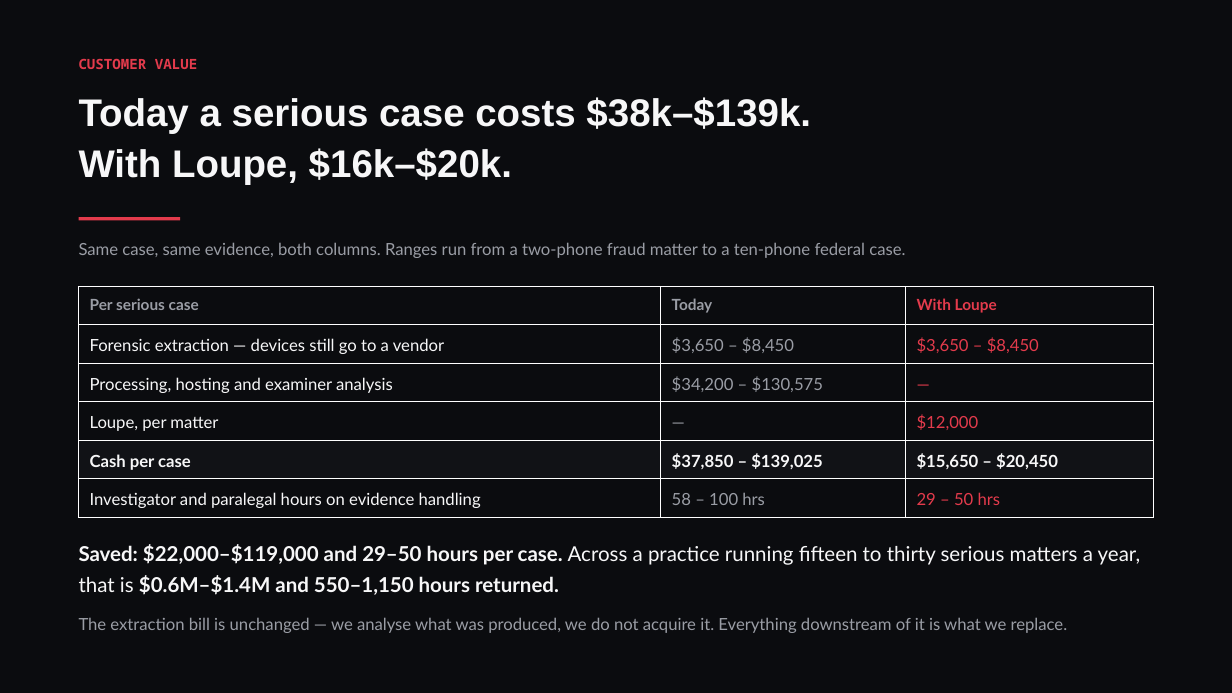
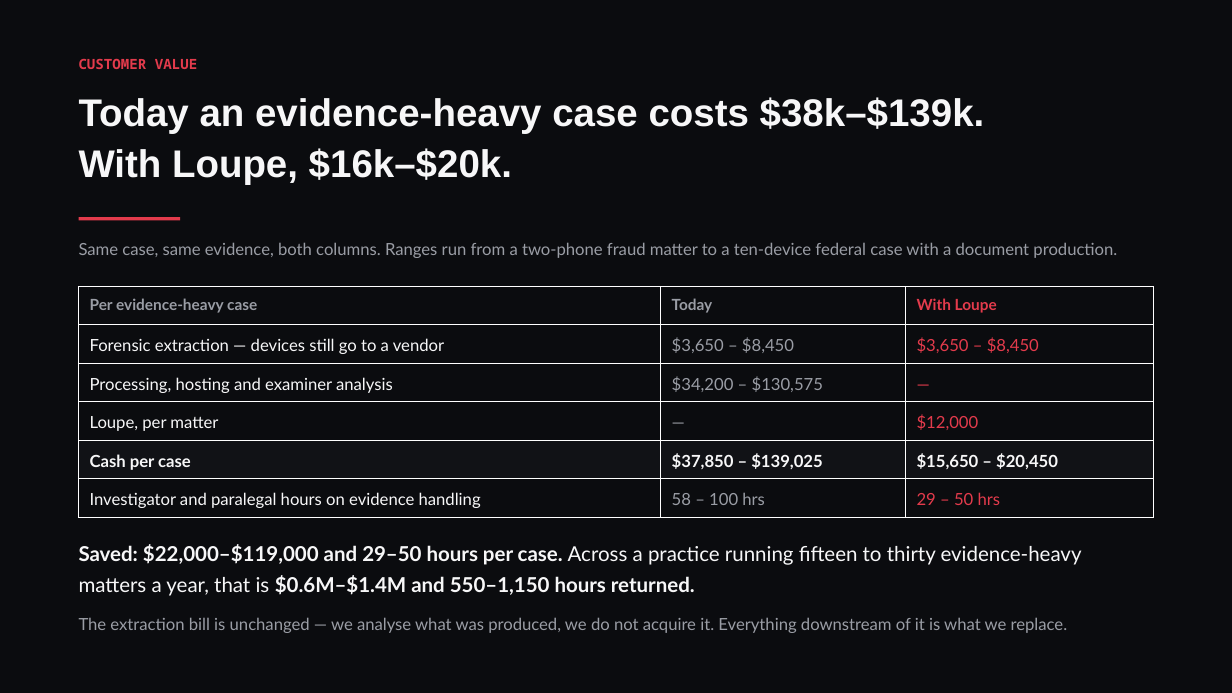
Before and after one commit to conorbowles51/owl-n4j, a slide deck: slide 8 of Loupe-NDRC-deck.pptx. Drawn at 1232x693 pixels with LibreOffice and Linux fonts; fonts in the diff are those of the drawing. Boxes give left, top, right and bottom in pixels: in the first picture for what was removed or moved away, otherwise in the second. Text is boxed around its words. In the diff, an @@ line names an element or a change of style, - is before the commit and + after.

```diff
--- a/Loupe-NDRC-deck.pptx
+++ b/Loupe-NDRC-deck.pptx
@@ text at (79,97,985,184): text changed @@
-Today a serious case costs $38k–$139k.
-With Loupe, $16k–$20k.
+Today an evidence-heavy case costs $38k–$139k.
+With Loupe, $16k–$20k.
@@ text at (79,242,1117,258): text changed @@
-Same case, same evidence, both columns. Ranges run from a two-phone fraud matter to a ten-phone federal case.
+Same case, same evidence, both columns. Ranges run from a two-phone fraud matter to a ten-device federal case with a document production.
@@ table at (79,287,1153,518) @@
-row 1, column 1: Per serious case
+row 1, column 1: Per evidence-heavy case
@@ text at (79,544,1082,596): text changed @@
-Saved: $22,000–$119,000 and 29–50 hours per case. Across a practice running fifteen to thirty serious matters a year, that is $0.6M–$1.4M and 550–1,150 hours returned.
+Saved: $22,000–$119,000 and 29–50 hours per case. Across a practice running fifteen to thirty evidence-heavy matters a year, that is $0.6M–$1.4M and 550–1,150 hours returned.
```
Also in this commit, not shown: 3 other slides changed, 3 other files.
